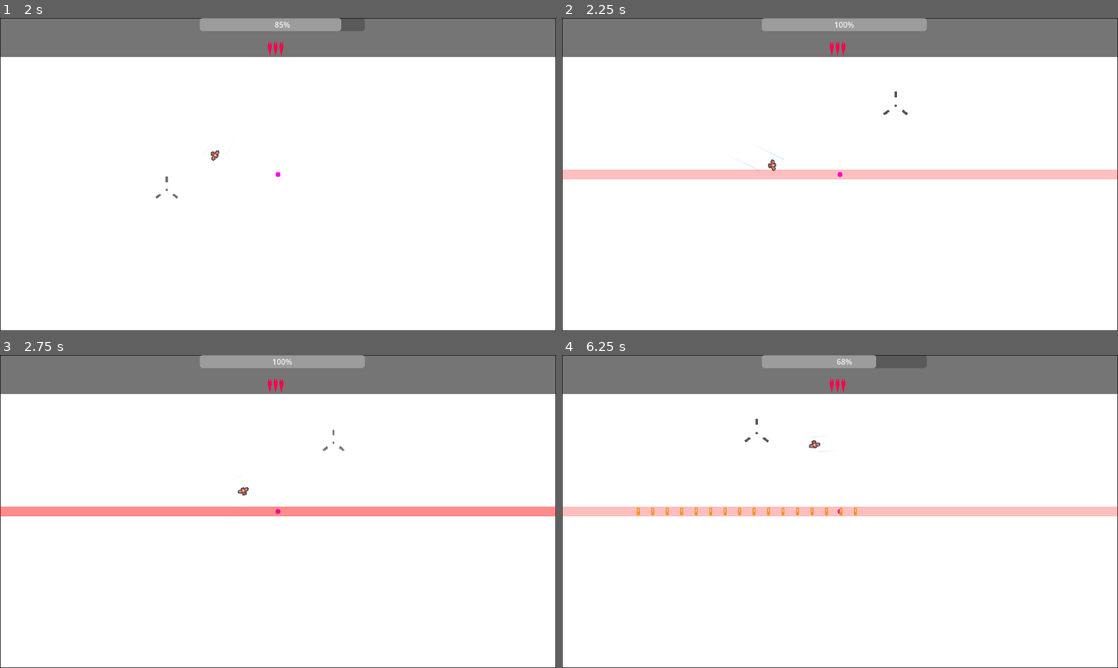
Above: before the commit, frames 1-4 (two rows, left to right).
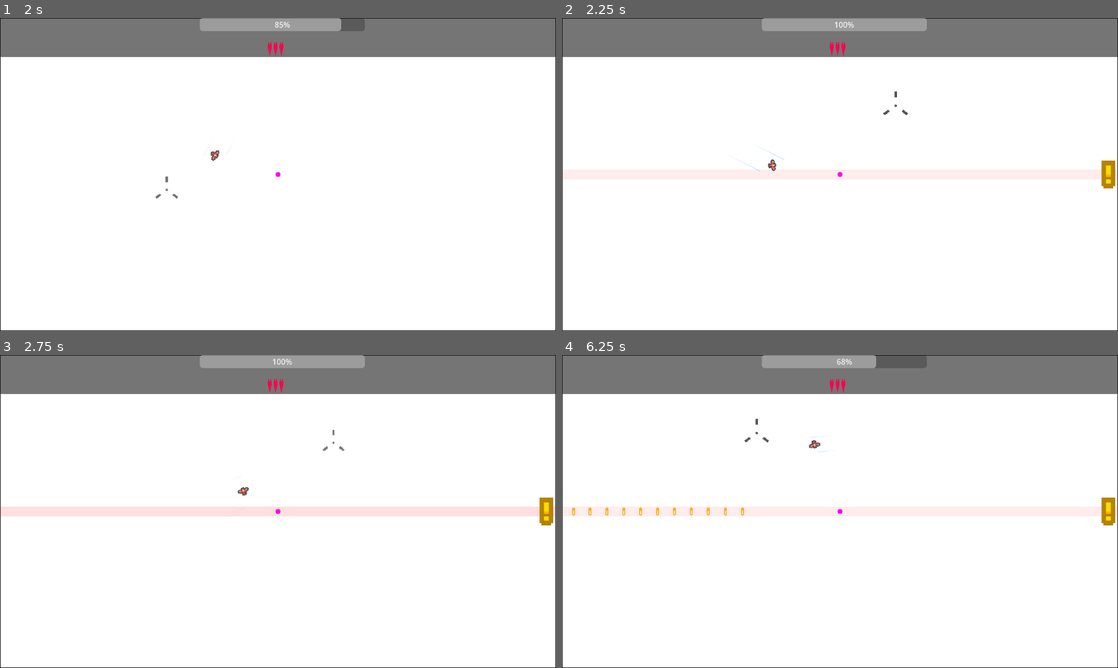
Above: after the commit, the same moments.

Repository: kickflip-games/red_alert
Game: Godot game, scene res://scenes/Main.tscn
The game is run twice, just before and just after one commit, with the same random seed, the same clock (stepped at 60 frames per second) and the same inputs.
Inputs (mouse positions are in pixels of both pictures, inside the frame that each line leads up to):
- Up to frame 1 (2 s): move the mouse to (400, 158) at 0.52 s; press the mouse at (400, 158) at 0.53 s; move the mouse to (166, 190) at 1.27 s; release the mouse at (166, 190) at 1.28 s; click (166, 190) at 1.35 s
- Up to frame 2 (2.25 s): move the mouse to (895, 105) at 2.02 s; press the mouse at (895, 105) at 2.03 s
- Up to frame 3 (2.75 s): no input
- Up to frame 4 (6.25 s): move the mouse to (812, 574) at 2.77 s; release the mouse at (812, 574) at 2.78 s; click (812, 574) at 2.85 s; move the mouse to (1006, 558) at 3.52 s; press the mouse at (1006, 558) at 3.53 s; move the mouse to (673, 464) at 4.27 s; release the mouse at (673, 464) at 4.28 s; click (673, 464) at 4.35 s; move the mouse to (867, 511) at 5.02 s; press the mouse at (867, 511) at 5.03 s; move the mouse to (756, 433) at 5.77 s; release the mouse at (756, 433) at 5.78 s; click (756, 433) at 5.85 s

Frame 1 is identical in both runs. In frame 2, 3.2% of the frame differs, in the area x 0-100%, y 45-55%; in frame 3, 3.3%; in frame 4, 3.3%.

Commit message:
add bullet stream direction fix

Diff:
--- a/scenes/attacks/BulletStreamAttack.gd
+++ b/scenes/attacks/BulletStreamAttack.gd
@@ -7,50 +7,39 @@
 @export var bullet_speed: float = 300.0
 @export var bullet_spacing: float = 50.0
 @export var warning_icon_texture: Texture2D  # Optional custom warning icon
+@export var debug_draw := true
 
 const bullet_scene = preload("res://scenes/projectiles/Bullet.tscn")
 
 var warning_line: Line2D
 var warning_icon: Sprite2D
 var bullets: Array[RigidBody2D] = []
+var end_position: Vector2
 
 func _ready():
-	direction = direction.normalized()
+	var bounds = CameraBounds.rect
 
-	# Set default start position if not specified
+	# Compute start and end positions based on direction
 	if start_position == Vector2.ZERO:
-		var bounds = get_camera_bounds()
-		start_position = Vector2(bounds.position.x - 50, bounds.position.y + bounds.size.y / 2)
+		start_position = get_edge_spawn_point(bounds, direction, 50.0)
+
+	end_position = get_edge_spawn_point(bounds, -direction, 50.0)
+	direction = (end_position - start_position).normalized()
 
 	super._ready()
 
-func get_camera_bounds() -> Rect2:
-	var camera = get_viewport().get_camera_2d()
-	if camera:
-		var viewport_size = get_viewport().get_visible_rect().size
-		var zoom = camera.zoom
-
-		# Calculate the actual visible area in world coordinates
-		var visible_size = viewport_size / zoom
-		var top_left = camera.global_position - visible_size * 0.5
-
-		return Rect2(top_left, visible_size)
-	else:
-		# Fallback to viewport if no camera found
-		print("Warning: No Camera2D found, using viewport bounds")
-		return Rect2(Vector2.ZERO, get_viewport().get_visible_rect().size)
+func get_edge_spawn_point(bounds: Rect2, dir: Vector2, padding: float = 50.0) -> Vector2:
+	var center = bounds.position + bounds.size * 0.5
+	var half = bounds.size * 0.5
+	var offset = dir.normalized() * (half + Vector2(padding, padding))
+	return center + offset
 
 func show_warning():
 	# Create warning line
 	warning_line = Line2D.new()
 	warning_line.width = stream_width
-	warning_line.default_color = Color(1, 0, 0, 0.5)
+	warning_line.default_color = Color(1, 0, 0, 0.2)
 	add_child(warning_line)
-
-	var bounds = get_camera_bounds()
-	# Calculate end position that extends beyond the visible area
-	var travel_distance = bounds.size.length() + 100  # Add some buffer
-	var end_position = start_position + direction * travel_distance
 
 	warning_line.add_point(start_position)
 	warning_line.add_point(end_position)
@@ -58,27 +47,26 @@
 	# Animate warning line (pulsing)
 	var tween = create_tween()
 	tween.set_loops()
+	tween.tween_property(warning_line, "default_color:a", 0.05, 0.3)
 	tween.tween_property(warning_line, "default_color:a", 0.2, 0.3)
-	tween.tween_property(warning_line, "default_color:a", 0.7, 0.3)
 
-	# Create warning icon
+	# Optional warning icon
 	if warning_icon_texture:
 		warning_icon = Sprite2D.new()
+		warning_icon.scale = Vector2(5,5)
 		warning_icon.texture = warning_icon_texture
-		warning_icon.position = start_position
+		warning_icon.position = start_position + (direction * 70.0)  # pull it into screen
 		add_child(warning_icon)
 
-		# Animate icon (pulse alpha + scale)
+		# Animate icon
 		var icon_tween = create_tween()
 		icon_tween.set_loops()
 
-		# Pulse alpha
-		icon_tween.tween_property(warning_icon, "modulate:a", 0.2, 0.4)
-		icon_tween.tween_property(warning_icon, "modulate:a", 0.9, 0.4)
+		#icon_tween.tween_property(warning_icon, "modulate:a", 0.5, 0.4)
+		#icon_tween.tween_property(warning_icon, "modulate:a", 0.9, 0.4)
 
-		# Pulse scale
-		icon_tween.parallel().tween_property(warning_icon, "scale", Vector2(2.2, 2.2), 0.4)
-		icon_tween.parallel().tween_property(warning_icon, "scale", Vector2(1.8, 1.8), 0.4)
+		icon_tween.parallel().tween_property(warning_icon, "scale", Vector2(6.2, 6.2), 0.3)
+		icon_tween.parallel().tween_property(warning_icon, "scale", Vector2(4.8, 4.8), 0.3)
 
 func hide_warning():
 	if warning_line:
@@ -90,21 +78,16 @@
 	spawn_bullets()
 
 func spawn_bullets():
-	var bounds = get_camera_bounds()
-	# Use diagonal length of camera bounds plus buffer for total travel distance
-	var travel_distance = bounds.size.length() + 200
-	var bullet_count = int(travel_distance / bullet_spacing)
-
-	# Start bullets off-screen, heading toward start_position
-	var spawn_origin = start_position - direction * travel_distance * 0.5
+	var total_distance = (end_position - start_position).length()
+	var bullet_count = int(total_distance / bullet_spacing)
 
 	for i in range(bullet_count):
 		var bullet = bullet_scene.instantiate()
 		get_parent().add_child(bullet)
 
-		bullet.global_position = spawn_origin + direction * (i * bullet_spacing)
+		var pos = start_position + direction * (i * bullet_spacing)
+		bullet.global_position = pos
 		bullet.rotation = direction.angle()
-		bullet.set_velocity(direction * bullet_speed)
 		bullet.linear_velocity = direction * bullet_speed
 		bullets.append(bullet)
 
@@ -118,3 +101,13 @@
 	for bullet in bullets:
 		if is_instance_valid(bullet):
 			bullet.queue_free()
+
+func _draw():
+	if not debug_draw:
+		return
+
+	draw_circle(to_local(start_position), 6, Color.YELLOW)
+	draw_circle(to_local(end_position), 6, Color.CYAN)
+
+	var arrow_tip = to_local(start_position + direction * 30.0)
+	draw_line(to_local(start_position), arrow_tip, Color.ORANGE, 2)
--- a/scenes/player/Player.tscn
+++ b/scenes/player/Player.tscn
@@ -45,3 +45,4 @@
 [node name="DashTrail" type="Line2D" parent="."]
 points = PackedVector2Array(0, 0, 0, 0, 0, 0, 0, 0, 0, 0)
 width_curve = SubResource("Curve_4kuee")
+default_color = Color(0.61960787, 1, 1, 1)
